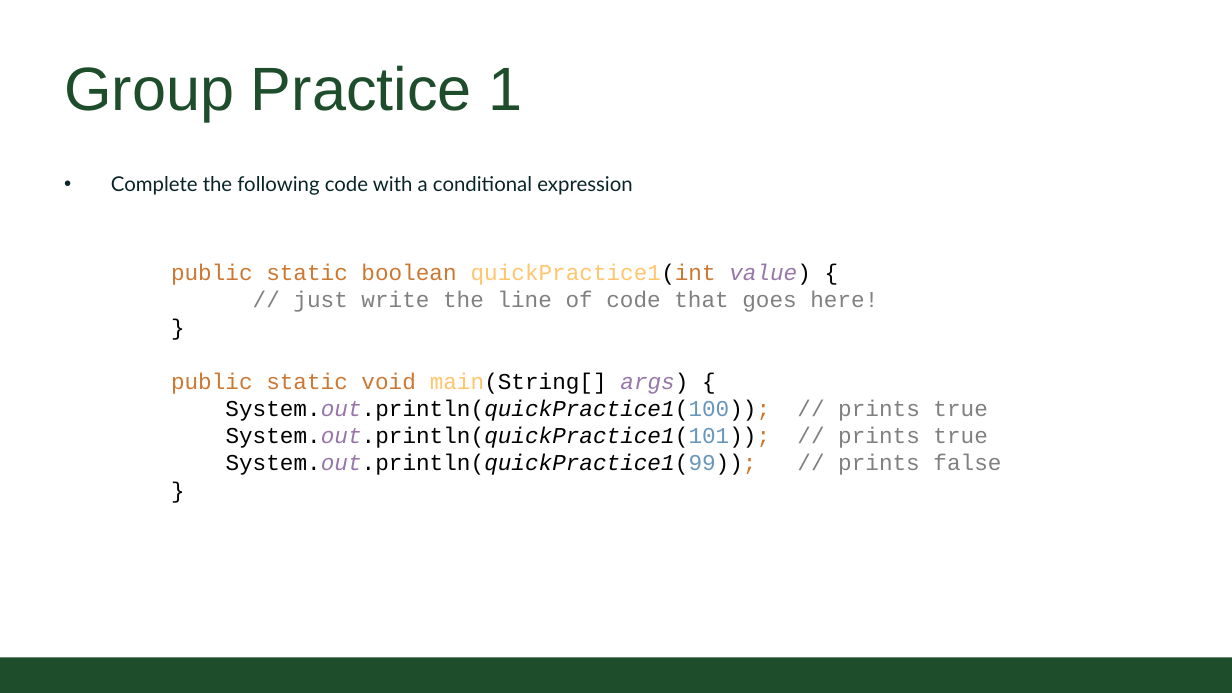
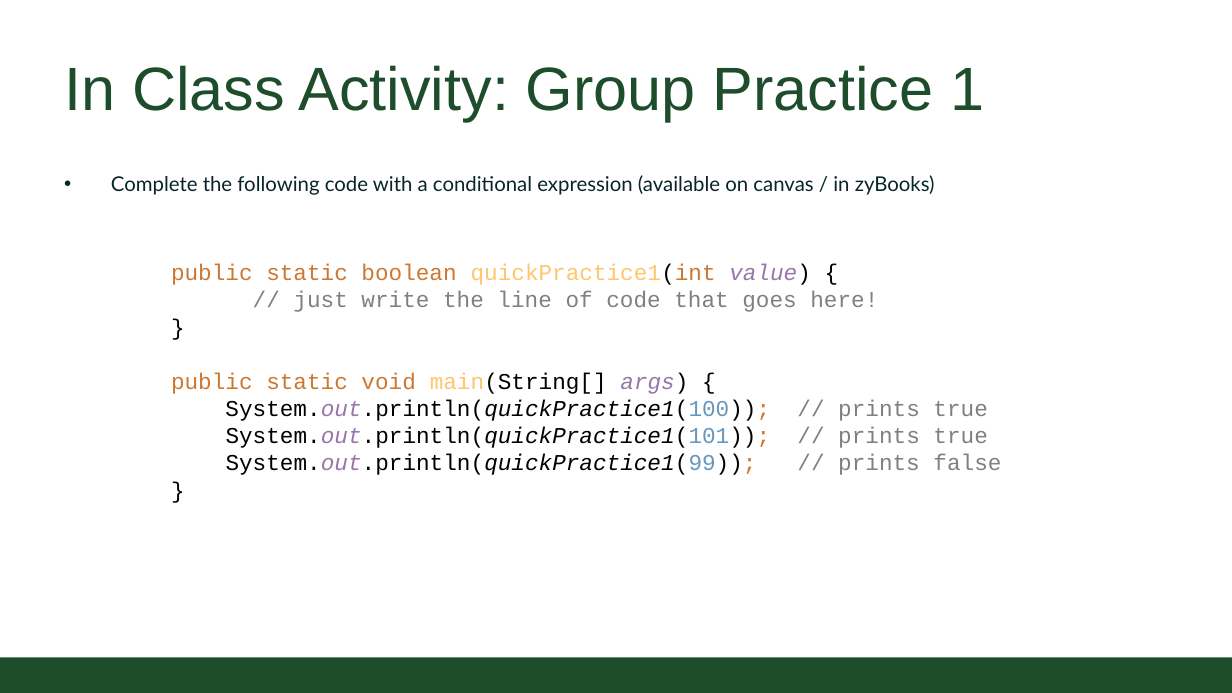
Before and after one commit to CSU-CompSci-CS163-4/Handouts, a slide deck: slide 6 of slides/On-Campus/03_01_Branching.pptx. Drawn at 1232x693 pixels with LibreOffice and Linux fonts; fonts in the diff are those of the drawing; background and template pictures are left out. Boxes give left, top, right and bottom in pixels: in the first picture for what was removed or moved away, otherwise in the second. Text is boxed around its words. In the diff, an @@ line names an element or a change of style, - is before the commit and + after.

```diff
--- a/slides/On-Campus/03_01_Branching.pptx
+++ b/slides/On-Campus/03_01_Branching.pptx
@@ title at [64, 65, 984, 121]: text changed @@
-Group Practice 1
+In Class Activity: Group Practice 1
@@ text at [111, 175, 935, 195]: text changed @@
-• Complete the following code with a conditional expression
+• Complete the following code with a conditional expression (available on canvas / in zyBooks)
```
Also in this commit, not shown: 5 other slides changed, 1 slide added, 1 slide removed.
